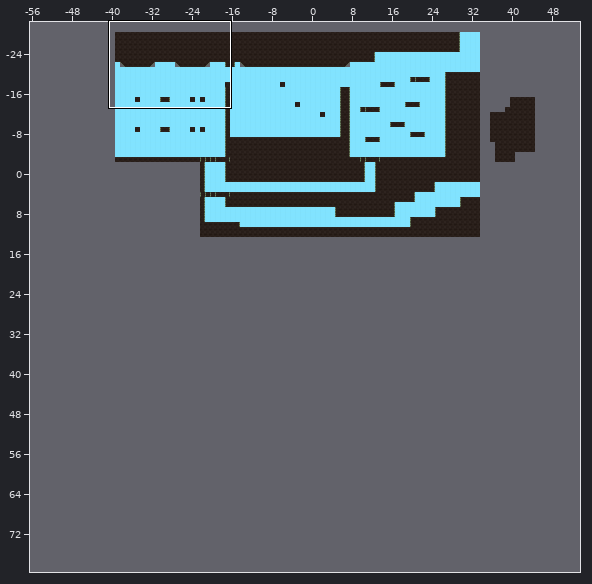
Tiled map -- Assets/Tiled/Level1TileMap/test.tmx. Above: a wide view before the commit, with the close-up outlined.
Close-up. Before the edit:
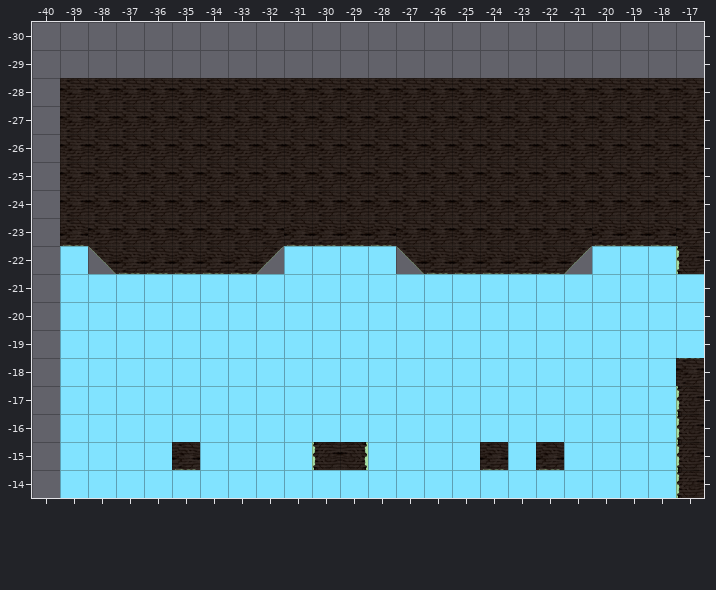
Cells are 256x256 px. Shown: x -40..-17, y -30..-14. The commit also changed other parts of the map, which this record leaves out.
The same view after the edit:
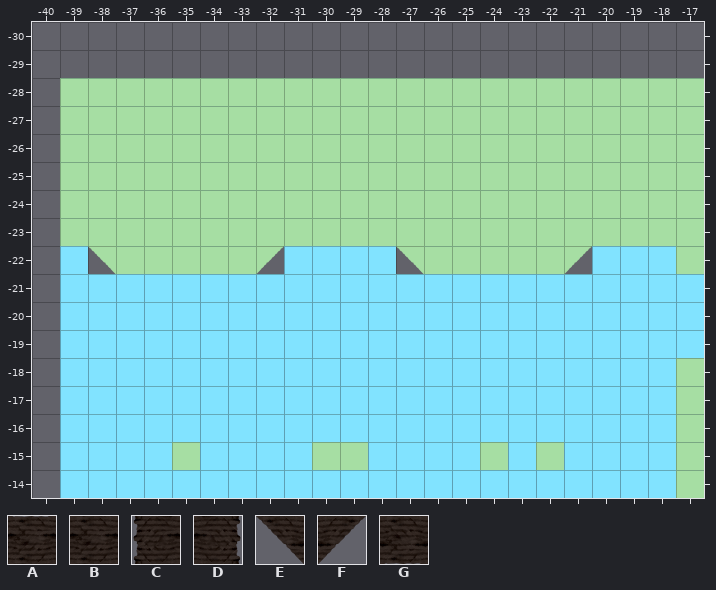
Key: from "Level1 Tileset": A 0, B 8, C 9, D 10, E 13, F 14, G 16.
_ is an empty cell.
From old to new:
Layer "ground" (now hidden):
y -28..-24: x -39..-17 BBBBBBBBBBBBBBBBBBBBBBB -> _______________________
y -23: x -39..-17 GBBBBBBBGGGGBBBBBBBGGGB -> _______________________
y -22: x -38..-32 EGGGGGF -> _______; x -27..-21 EGGGGGF -> _______; x -17 C -> _
y -18: x -17 A -> _
y -17..-16: x -17 C -> _
y -15: x -35 G -> _; x -30..-29 CD -> __; x -24 G -> _; x -22 G -> _; x -17 C -> _
y -14: x -17 C -> _
Pixel boxes of the changes (left, top, right, bottom) in both close-ups:
removed: (60, 78, 704, 274)
removed: (676, 358, 704, 498)
removed: (172, 442, 200, 470)
removed: (313, 442, 367, 470)
removed: (480, 442, 508, 470)
removed: (536, 442, 564, 470)
